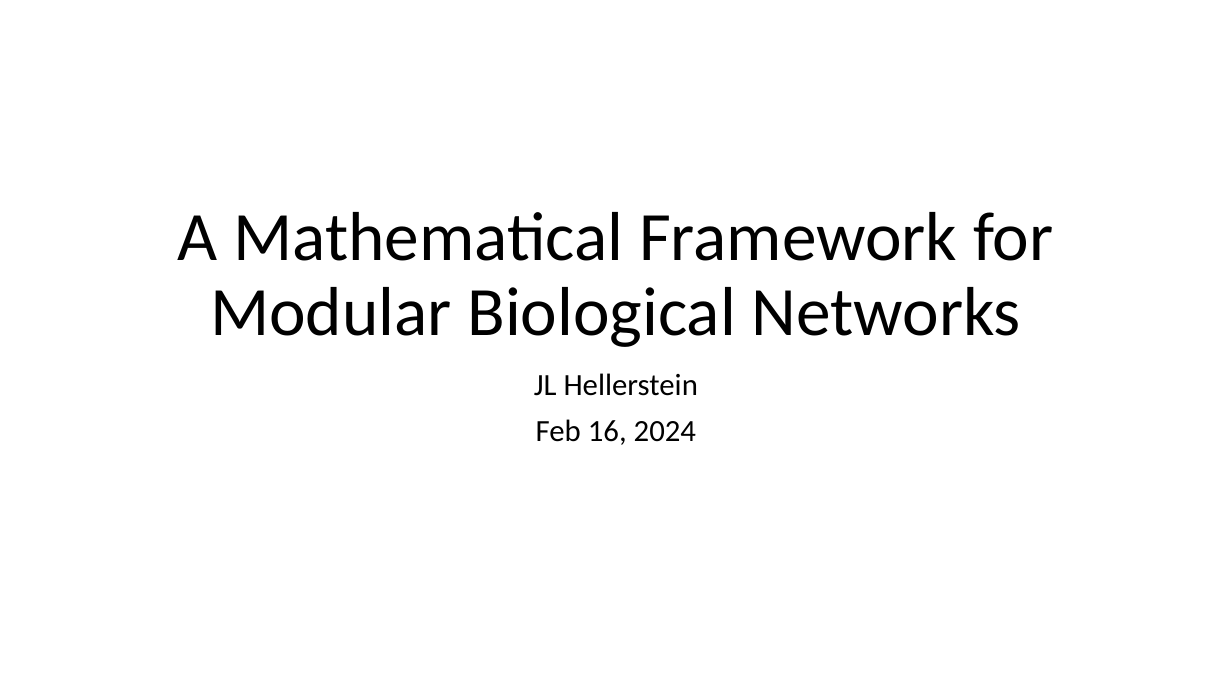
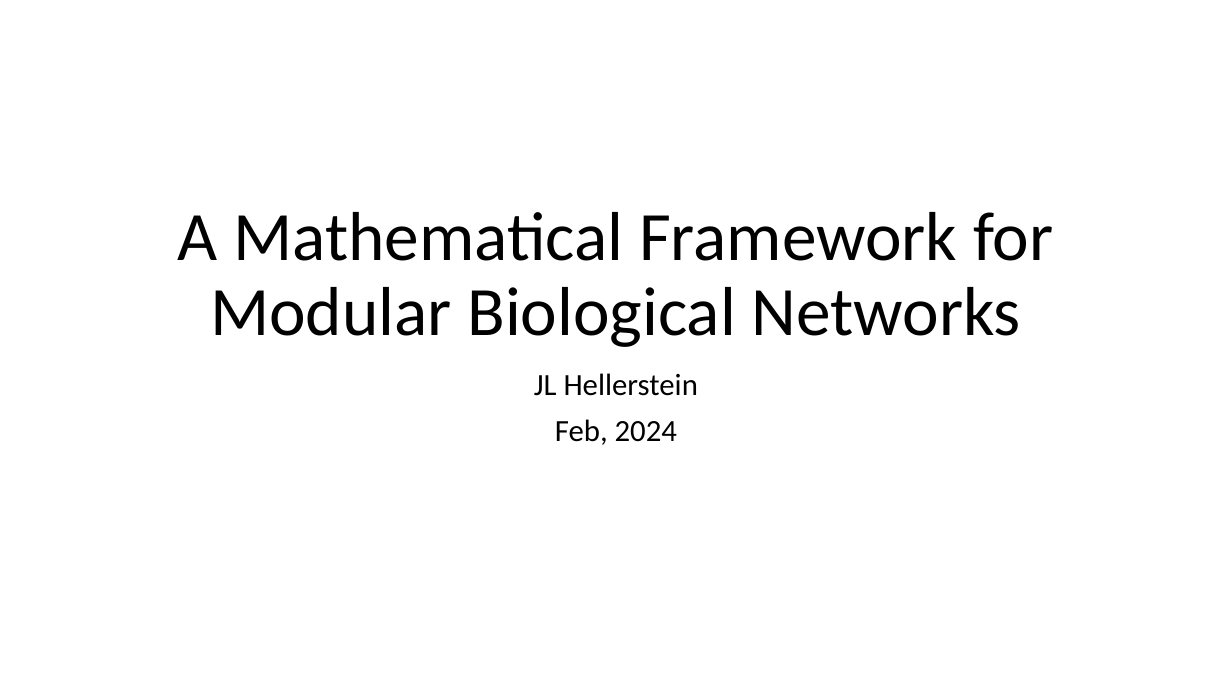
Before and after one commit to joseph-hellerstein/linear_reaction_networks, a slide deck: slide 1 of docs/module_framework.pptx. Drawn at 1232x693 pixels with LibreOffice and Linux fonts; fonts in the diff are those of the drawing. Boxes give left, top, right and bottom in pixels: in the first picture for what was removed or moved away, otherwise in the second. Text is boxed around its words. In the diff, an @@ line names an element or a change of style, - is before the commit and + after.

```diff
--- a/docs/module_framework.pptx
+++ b/docs/module_framework.pptx
@@ subtitle at <box>555,419,677,445</box>: text changed @@
-Feb 16, 2024
+Feb, 2024
```
Also in this commit, not shown: 5 other slides changed, 8 slides added, 6 slides removed, 1 other file.
